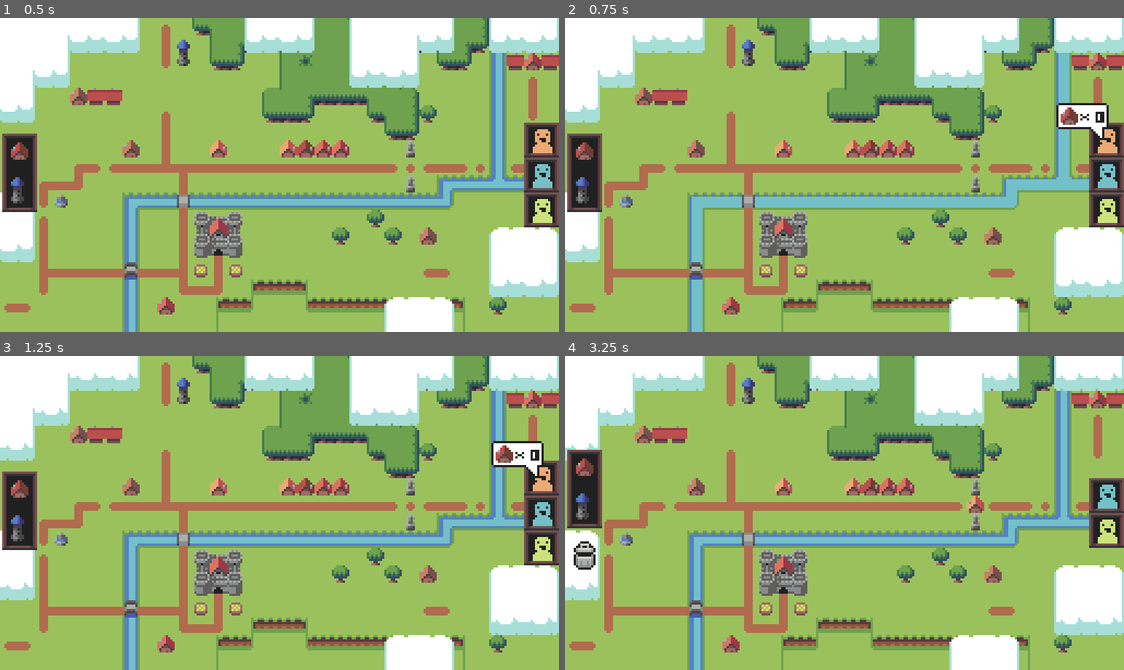
Above: before the commit, frames 1-4 (two rows, left to right).
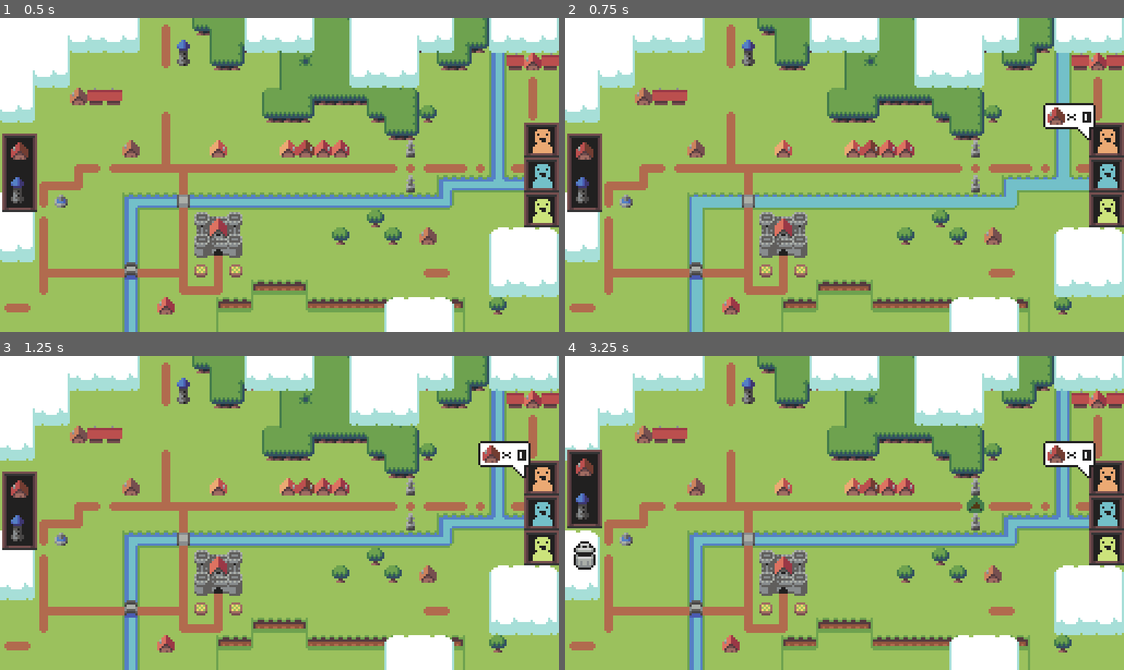
Above: after the commit, the same moments.

Repository: food-please/LSJ3
Game: Godot game, scene res://src/main.tscn
The game is run twice, just before and just after one commit, with the same random seed, the same clock (stepped at 60 frames per second) and the same inputs.
Inputs (mouse positions are in pixels of both pictures, inside the frame that each line leads up to):
- Up to frame 1 (0.5 s): no input
- Up to frame 2 (0.75 s): click (1107, 140) at 0.52 s
- Up to frame 3 (1.25 s): no input
- Up to frame 4 (3.25 s): click (1107, 478) at 1.27 s; click (1107, 478) at 2.02 s; tap Enter (ui_accept) at 2.75, 3.02 s; move the mouse to (967, 497) at 2.77 s; press the mouse at (967, 497) at 2.78 s

Frame 1 is identical in both runs. In frame 2, 0.8% of the frame differs, in the area x 85-98%, y 27-39%; in frame 3, 0.8%; in frame 4, 2.3%, in the area x 71-100%, y 27-67%.

Commit message:
Bugfixes: construction bubble, placement, and trash can

Diff:
--- a/src/ui/constructions/bubble/construction_bubble.tscn
+++ b/src/ui/constructions/bubble/construction_bubble.tscn
@@ -8,6 +8,7 @@
 [node name="ConstructionRequirementsBubble" type="Control"]
 layout_mode = 3
 anchors_preset = 0
+mouse_filter = 2
 script = ExtResource("1_shspb")
 orientation = 3
 
--- a/src/ui/constructions/construction_button.gd
+++ b/src/ui/constructions/construction_button.gd
@@ -17,6 +17,7 @@
 
 var _bubble: ConstructionBubble = null
 
+@onready var _bubble_anchor: = $MarginContainer/Control/BubbleAnchor as Control
 @onready var _button: = $MarginContainer/TextureButton as TextureButton
 @onready var _icon: = $MarginContainer/Icon as TextureRect
 
@@ -43,7 +44,7 @@
 					_bubble = null
 				_bubble = BUBBLE.instantiate()
 				_bubble.orientation = _bubble.BubbleOrientation.TOP_RIGHT
-				add_child(_bubble)
+				_bubble_anchor.add_child(_bubble)
 
 			else:
 				Events.construction_data_selected.emit(null)
--- a/src/ui/constructions/construction_button.tscn
+++ b/src/ui/constructions/construction_button.tscn
@@ -25,3 +25,20 @@
 [node name="TextureButton" type="TextureButton" parent="MarginContainer"]
 layout_mode = 2
 toggle_mode = true
+
+[node name="Control" type="Control" parent="MarginContainer"]
+layout_mode = 2
+mouse_filter = 2
+
+[node name="BubbleAnchor" type="Control" parent="MarginContainer/Control"]
+layout_mode = 1
+anchors_preset = 6
+anchor_left = 1.0
+anchor_top = 0.5
+anchor_right = 1.0
+anchor_bottom = 0.5
+offset_left = 2.0
+offset_right = 2.0
+grow_horizontal = 0
+grow_vertical = 2
+mouse_filter = 2
--- a/src/ui/workers/citizen_button.tscn
+++ b/src/ui/workers/citizen_button.tscn
@@ -27,3 +27,15 @@
 [node name="TextureButton" type="TextureButton" parent="MarginContainer"]
 layout_mode = 2
 toggle_mode = true
+
+[node name="Control" type="Control" parent="MarginContainer"]
+layout_mode = 2
+mouse_filter = 2
+
+[node name="BubbleAnchor" type="Control" parent="MarginContainer/Control"]
+layout_mode = 1
+anchors_preset = 4
+anchor_top = 0.5
+anchor_bottom = 0.5
+grow_vertical = 2
+mouse_filter = 2
--- a/src/ui/workers/ui_citizen_button.gd
+++ b/src/ui/workers/ui_citizen_button.gd
@@ -34,6 +34,7 @@
 
 var _x_move_tween: Tween
 
+@onready var bubble_anchor: = $MarginContainer/Control/BubbleAnchor as Control
 @onready var button: = $MarginContainer/TextureButton as TextureButton
 @onready var portrait: = $MarginContainer/Portrait as TextureRect
 
@@ -83,7 +84,7 @@
 			_bubble = null
 		_bubble = BUBBLE.instantiate()
 		_bubble.orientation = _bubble.BubbleOrientation.TOP_LEFT
-		add_child(_bubble)
+		bubble_anchor.add_child(_bubble)
 
 		Events.construction_placed.connect(_on_construction_placed)
 
--- a/world/building_manager.gd
+++ b/world/building_manager.gd
@@ -1,6 +1,8 @@
 extends Node2D
 
 const CONSTRUCTION: = preload("res://constructions/construction.tscn")
+
+const COLOR: = [ Color.WHITE, Color(1.0, 0.0, 0.0, 0.7), Color(0.0, 1.0, 0.0, 0.7)]
 
 @export var grid: TileMapLayer
 
@@ -18,7 +20,7 @@
 	assert(_tileset, "The grid must have a tileset for buildings to be placed!")
 
 	assert(trash_can, "The building manager neesd an available trash can!")
-	trash_can.gui_input.connect(_on_trash_can_gui_input)
+	#trash_can.gui_input.connect(_on_trash_can_gui_input)
 	trash_can.mouse_entered.connect(_on_trash_can_mouse_entered)
 	trash_can.mouse_exited.connect(_on_trash_can_mouse_exited)
 
@@ -39,17 +41,27 @@
 	elif event.is_action_pressed("touch"):
 		_setup_new_blueprint_from_data()
 		_place_construction_at_cell(_construction_blueprint)
+		_construction_blueprint.modulate = COLOR[2]
 
 		trash_can.show()
 
 		get_viewport().set_input_as_handled()
 
 	elif event.is_action_released("touch"):
-		_place_construction_at_cell(_construction_blueprint)
-		_construction_blueprint = null
+		if _construction_blueprint.visible:
+			_place_construction_at_cell(_construction_blueprint)
+			_construction_blueprint.modulate = COLOR[0]
 
-		trash_can.hide()
+			Events.construction_placed.emit(_construction_blueprint)
+			_construction_blueprint = null
 
+			trash_can.hide()
+
+		else:
+			_construction_blueprint.queue_free()
+			_construction_blueprint = null
+
+			trash_can.hide()
 		get_viewport().set_input_as_handled()
 
 
@@ -71,15 +83,16 @@
 
 	construction.position = target
 
-	Events.construction_placed.emit(construction)
 
-
-func _on_trash_can_gui_input(event: InputEvent) -> void:
-	if event.is_action_released("touch") and _construction_blueprint:
-		_construction_blueprint.queue_free()
-		_construction_blueprint = null
-
-		trash_can.hide()
+#func _on_trash_can_gui_input(event: InputEvent) -> void:
+	#print("Placed here?")
+	#if event.is_action_released("touch"):
+		#_construction_blueprint.queue_free()
+		#_construction_blueprint = null
+		#
+		#trash_can.hide()
+		#print("Placed here?")
+		#get_viewport().set_input_as_handled()
 
 
 func _on_trash_can_mouse_entered() -> void:
